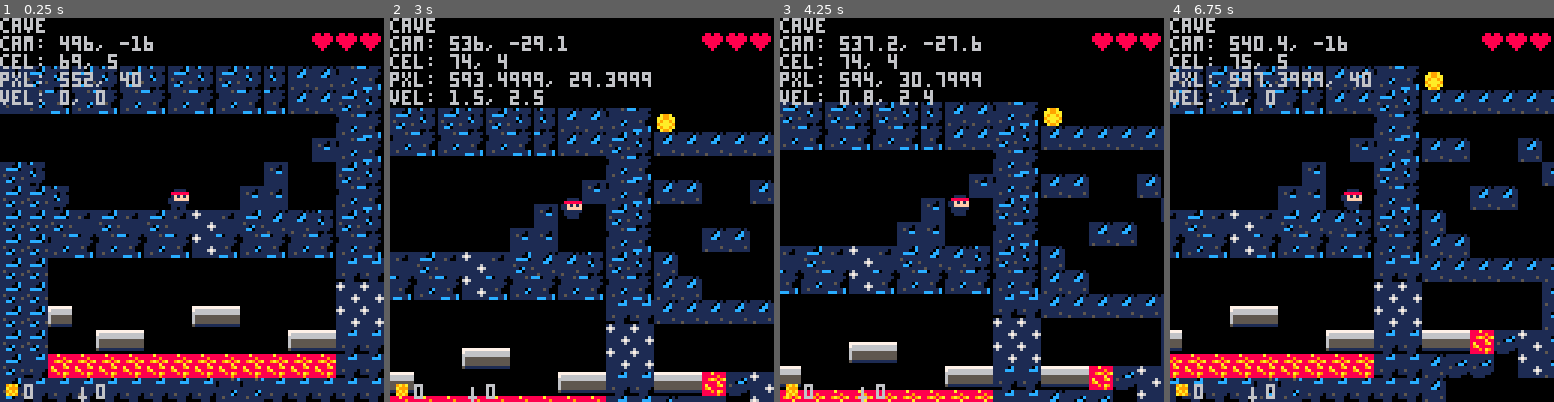
Above: before the commit, frames 1-4 (left to right).
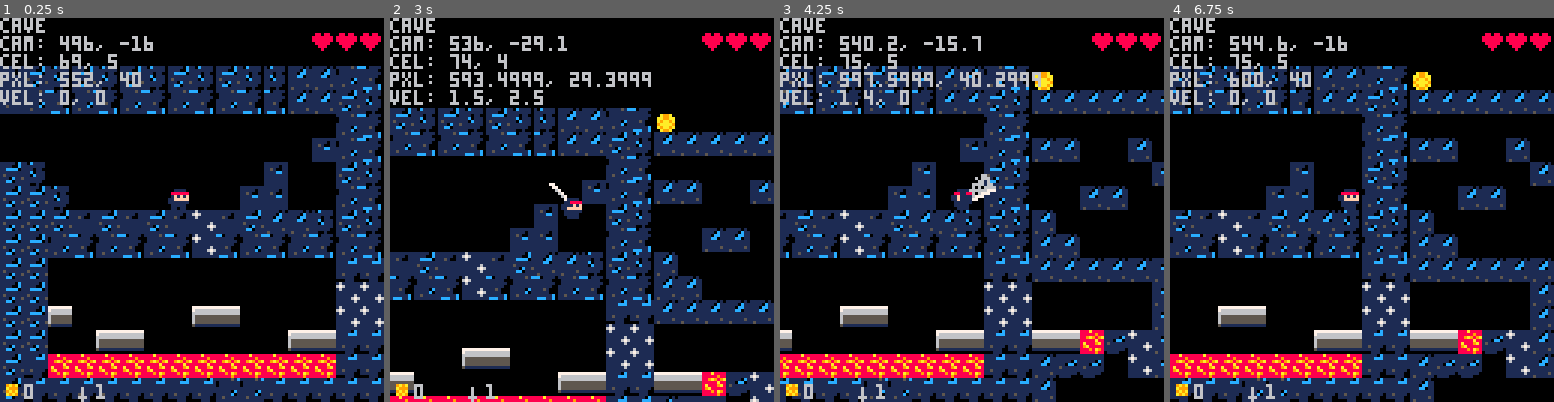
Above: after the commit, the same moments.

Repository: gubblebozer/pico8
Game: PICO-8 cartridge kylen1.p8
The game is run twice, just before and just after one commit, with the same random seed, the same clock (stepped at 60 frames per second) and the same inputs.
Inputs:
- Up to frame 1 (0.25 s): no input
- Up to frame 2 (3 s): tap X (X key) at 0.33, 1.07, 1.85, 2.97 s; tap O (Z key) at 0.7, 1.7, 2.1, 2.5, 2.9 s; hold Right 1.6-2.1 s; hold Up 2.15-2.42 s; hold Right from 2.47 s (still down)
- Up to frame 3 (4.25 s): release Right at 3.03 s; hold Left 3.08-3.58 s; tap O (Z key) at 3.3, 3.7, 4.1 s; hold Down 3.63-3.97 s; hold Right from 4.02 s (still down); tap X (X key) at 4.08 s
- Up to frame 4 (6.75 s): tap O (Z key) every 0.4 s from 4.5 to 6.5 s; release Right at 4.68 s; hold Up 4.73-5.03 s; hold Left 5.08-5.68 s; tap X (X key) at 5.2, 6.32 s; hold Down 5.73-6.03 s; hold Right 6.08-6.58 s; hold Right from 6.63 s (still down)

The runs differ from the first frame. In frame 1, less than 0.1% of the frame differs, in the area x 25-28%, y 95-99%; in frame 2, 0.1%; in frame 3, 50%, in the area x 0-100%, y 4-100%; in frame 4, 23%.

Commit message:
Try #2 at sword.

Diff:
--- a/kylen1.p8
+++ b/kylen1.p8
@@ -3,8 +3,9 @@
 __lua__
 g = { x=0, y=0,
       f=0, fb=240, fn=4,
+      crouch=false, crouch_fb=244,
       gold=0,
-      sword=0,
+      sword=1, swing=false, swing_fr=0,
       life=3,
       vx=0, vy=0, left=false,
       lava=false, lavatmr=0,
@@ -12,14 +13,16 @@
 }
 c = { x=0, y=-32 }
 accel = 0.2
-vmax = 1.5
+vmax_run = 1.5
+vmax_crouch=0.75
 grav=0.4
 gravmax=2.5
 jumpvec=-4
 rejump_frm=10
 enterexit_frm=60
-lavahit_frm=60
+lavahit_frm=20
 death_frm=120
+reswing_frm=60
 
 debtbl={ }
 
@@ -64,6 +67,14 @@
  sx=69*8,sy=5*8,
  dx1=36*8,dx2=127*8,
  dy1=0,dy2=31*8,
+}
+
+flag = {
+ solid = 1,
+ lava = 2,
+ spike = 3,
+ creature = 4,
+ destroyable = 5
 }
 
 r={}
@@ -218,19 +229,19 @@
  yb=flr((y+4)/8)
  yc=flr((y+7)/8)
 
- if fget(mget(xb,ya), 1) then -- top
+ if fget(mget(xb,ya), flag.solid) then -- top
   y=(ya+1)*8
   g.vy=0
  end
- if fget(mget(xa,yb), 1) then -- left
+ if fget(mget(xa,yb), flag.solid) then -- left
   x=(xa+1)*8
   g.vx=0
  end
- if fget(mget(xb,yc), 1) then -- bottom
+ if fget(mget(xb,yc), flag.solid) then -- bottom
   y=(yc-1)*8
   g.vy=0
  end
- if fget(mget(xc,yb), 1) then -- left
+ if fget(mget(xc,yb), flag.solid) then -- left
   x=(xc-1)*8
   g.vx=0
  end
@@ -241,20 +252,20 @@
 function map_effect()
 
  -- lava: once immersed, hit every two seconds
- local lava=fget(mget(g.cx,g.cy), 2)
+ local lava=fget(mget(g.cx,g.cy), flag.lava)
  if lava and not g.lava then
   g.lavatmr=frm
  end
  g.lava=lava
 
- if g.lava and timer_expired(g.lavatmr, 30) then
+ if g.lava and timer_expired(g.lavatmr, lavahit_frm) then
   life_sub(1)
   g.lavatmr=frm
   sfx(8)
  end
 
  -- spike: instadeath
- if fget(mget(g.cx,g.cy), 3) then
+ if fget(mget(g.cx,g.cy), flag.spike) then
   life_sub(100)
   sfx(8)
  end
@@ -265,7 +276,7 @@
 function on_platform(x, y)
  xb=flr((x+4)/8)
  ya=flr(y/8)
- return fget(mget(xb,ya+1), 1)
+ return fget(mget(xb,ya+1), flag.solid)
 end
 
 function settle(x)
@@ -308,9 +319,11 @@
   ax= accel
   g.left=false
  end
- -- if btn(3) then --down
- --  ay= accel
- -- end
+ if btn(3) then --down
+  g.crouch=true
+ else
+  g.crouch=false
+ end
  -- if btn(5) then --attack
  -- end
 
@@ -321,16 +334,22 @@
 
  g.vx+=ax
  if ax == 0 then g.vx=friction(g.vx) end
+ local vmax = vmax_run
+ if g.crouch then vmax = vmax_crouch end
  if g.vx < -vmax then g.vx=-vmax end
  if g.vx >  vmax then g.vx= vmax end
 
  -- jump (up)
  if btn(4) and on_platform(g.x,g.y) and debounce(4, rejump_frm) then
-  g.vy=jumpvec
+  if g.crouch then
+   g.vy=jumpvec+1
+  else
+   g.vy=jumpvec
+  end
   sfx(002)
  end
 
- -- gravity
+  -- gravity
  g.vy+=grav
  if g.vy > 0 and on_platform(g.x,g.y) then
   g.vy=0
@@ -369,20 +388,63 @@
  g.cx=round(g.x/8)
  g.cy=round(g.y/8)
 
+ -- update & collision detect from prior sword swing
+ if g.swing then
+  g.swing_fr+=1
+  if g.swing_fr>=4 then
+   if fget(mget(g.cx+1,g.cy), flag.destroyable) then
+    mset(g.cx+1, g.cy, 0)
+    sfx(8) -- xxx
+   end
+   if g.swing_fr>9 then
+    g.swing=false
+   end
+  end
+ end
+
+ -- swing sword
+ if debounce(5, reswing_frm) then
+  if g.crouch or g.sword==0 then
+   -- ugh
+  else
+   g.swing=true
+   g.swing_fr=0
+  end
+ end
+
 end
 
 function guy_draw()
  if g.life<=0 then
-  spr(251, g.x, g.y)
- else
+  spr(251, g.x, g.y) -- dead
+ else -- alive!
   if btn(0) or btn(1) then
    g.f+=1
   end
   if g.f/2 >= g.fn then
    g.f = 0
   end
-  spr(g.fb + (g.f/2), g.x, g.y, 1, 1, g.left)
- end
+  if g.crouch then
+   spr(g.crouch_fb + (g.f/4), g.x, g.y, 1, 1, g.left)
+  else
+   spr(g.fb + (g.f/2), g.x, g.y, 1, 1, g.left)
+  end
+  if g.swing then
+   if g.swing_fr < 2 then
+    spr(192, g.x-8, g.y-8, 2, 2)
+   elseif g.swing_fr < 4 then
+    spr(194, g.x-8, g.y-8, 2, 2)
+   elseif g.swing_fr < 7 then
+    spr(196, g.x, g.y-8, 2, 2)
+   elseif g.swing_fr < 10 then
+    spr(198, g.x, g.y-8, 2, 2)
+   else
+    spr(200, g.x-8, g.y-8, 2, 2)
+   end
+  end
+ end
+
+ -- draw effects even if dead
  if g.lava then
   spr(104+ms200%2, g.x, g.y-8)
   sfx(7)
@@ -501,7 +563,7 @@
  print("vel: " .. g.vx .. ", " .. g.vy)
  inventory()
 
- if g.life>0 and (g.f==1 or g.f==3) and (btn(0) or btn(1)) then sfx(000) end
+ if not g.crouch and g.life>0 and (g.f==1 or g.f==3) and (btn(0) or btn(1)) then sfx(000) end
 
 end
 
@@ -765,7 +827,7 @@
 
 
 __gff__
-0000000000000000000000000000000002000000000000000000000000000000000000000000000000000000000000000000000000000000000000000000000002020202020200020002020000000000020202020202000002000202000000000000000400080000000000000000000000000000000800000000000000000000
+0000000000000000000000000000000002000000000000000000000000000000000000000000000000000000000000000000000000000000000000000000000002023a02020200020002020000000000020232020202000002000202000000000000000400080000000000000000000000000000000800000000000000000000
 0000000000000000000000000000000000000000000000000000000000000000000000000000000000000000000000000000000000000000000000000000000000000000000000000000000000000000000000000000000000000000000000000000000000000000000000000000000000000000000000000000000000000000
 __map__
 2020202020202020202020202020202020202020202020202020202020202020202000000000005252525252525252524445424342434243424342434243444041404140414041404141434350512100000000000000000000000000004242424242424242424200000000000000000000000000000000000000000000000000
Not shown, changed: 32 lines of the sprite sheet (__gfx__) section of kylen1.p8
